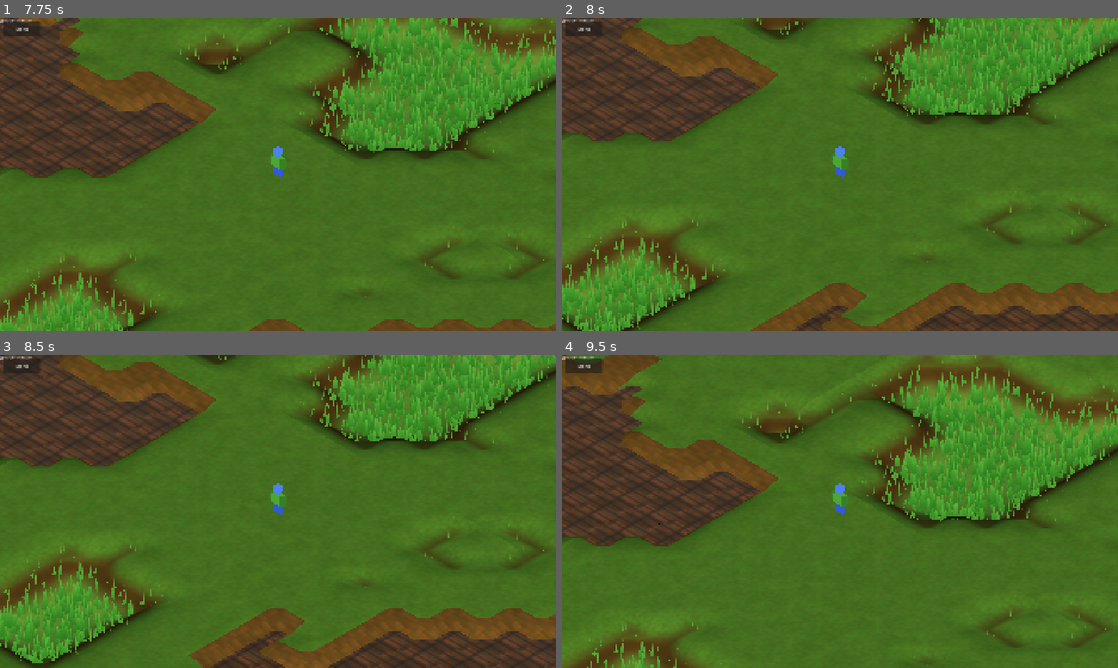
Above: before the commit, frames 1-4 (two rows, left to right).
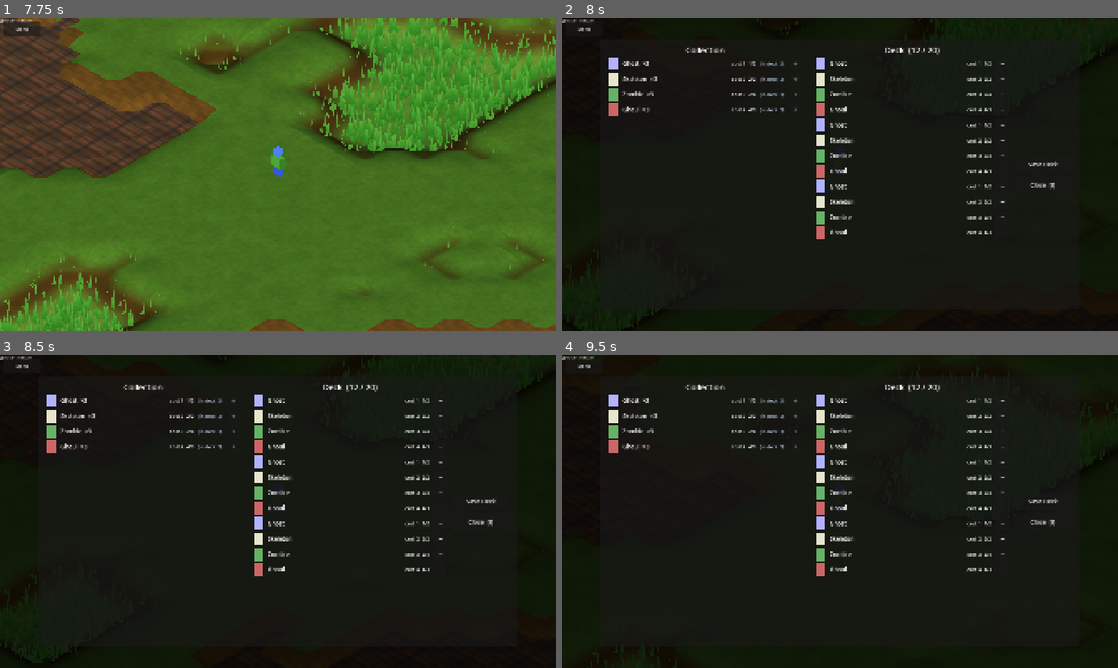
Above: after the commit, the same moments.

Repository: ChrisPauly97/pear-pudding-godot
Game: Godot game, scene res://scenes/ui/MenuScene.tscn
Two runs of this game, one before a commit and one after it. Both use one fixed random seed, a clock stepped at 60 frames per second and the inputs below.
Inputs (mouse positions are in pixels of both pictures, inside the frame that each line leads up to):
- Up to frame 1 (7.75 s): click "New Game" at 0.5 s; click "Menu" at 1.25 s; click "New Game" at 2 s; tap Enter at 2.75, 5.75 s; move the mouse to (400, 158) at 2.77 s; hold D (move_right) 2.78-3.5 s; hold E (interact) 2.78-3.5 s; click (400, 158) at 2.92 s; tap Space (jump) at 3.02, 4.25, 6.02, 7.25 s; drag from (166, 190) to (250, 237) at 3.52 s; move the mouse to (333, 105) at 4.27 s; hold D (move_right) 4.28-5 s; tap 2 at 4.35 s; click (333, 105) at 4.42 s; drag from (250, 237) to (111, 127) at 5.02 s; move the mouse to (444, 221) at 5.77 s; hold A (move_left) 5.78-6.5 s; tap 4 at 5.85 s; click (444, 221) at 5.92 s; tap Escape (ui_cancel) at 6.4 s; drag from (111, 127) to (194, 96) at 6.52 s; move the mouse to (305, 174) at 7.27 s; hold S (move_down) from 7.28 s (still down); tap 6 at 7.35 s; click (305, 174) at 7.42 s
- Up to frame 2 (8 s): keep holding S (move_down); tap I (inventory, bound only after the commit) at 7.9 s
- Up to frame 3 (8.5 s): release S (move_down) at 8 s; drag from (194, 433) to (166, 527) at 8.02 s
- Up to frame 4 (9.5 s): tap Enter at 8.75 s; move the mouse to (962, 495) at 8.77 s; hold W (move_up) from 8.78 s (still down); tap 8 at 8.85 s; click (962, 495) at 8.92 s; tap Space (jump) at 9.02 s

Frame 1 is identical in both runs. In frame 2, 99% of the frame differs, in the area x 0-100%, y 0-100%; in frame 3, 99%; in frame 4, 100%.

Commit message:
Add inventory + deck builder (I key)
Data model:
- SaveManager now tracks owned_cards (full collection) separately from
  player_deck (active battle deck). add_cards_to_deck() appends to
  owned_cards. New set_active_deck() and get_owned_counts() methods.
- Migration: old saves that have only player_deck are automatically
  treated as owned_cards = player_deck on first load.

Input / routing:
- Added inventory action bound to I key in project.godot.
- WorldScene._unhandled_input emits GameBus.inventory_requested.
- SceneManager opens/closes InventoryScene overlay; guards against
  opening during battle or chest reward, and blocks chests opening
  while inventory is visible.

InventoryScene (scenes/ui/InventoryScene.gd/.tscn):
- Side-by-side two-panel UI built entirely in GDScript.
- Left panel: collection grouped by card type with owned count,
  colour swatch, stats, and + button (disabled at cap/no copies left).
- Right panel: current working deck listing with − remove buttons.
- Deck capped at 20 cards. Changes to working deck are unsaved until
  Save Deck is clicked; Close/Escape/I discards changes.

https://claude.ai/code/session_01Hc82eUvAuGft4xCZvtShP6

Diff:
--- a/autoloads/GameBus.gd
+++ b/autoloads/GameBus.gd
@@ -6,6 +6,7 @@
 signal battle_lost()
 signal chest_opened(card_ids: Array)
 signal map_transition_requested(map_name: String, target_door_id: String)
+signal inventory_requested
 
 # Battle signals
 signal card_played(card_id: String, zone: String, slot: int)
--- a/autoloads/SaveManager.gd
+++ b/autoloads/SaveManager.gd
@@ -2,7 +2,10 @@
 
 const SAVE_PATH := "user://save.json"
 
-# Player's persistent card collection (list of card template IDs)
+# All cards ever acquired (the collection)
+var owned_cards: Array[String] = []
+
+# Cards currently in the active battle deck (curated subset of owned_cards)
 var player_deck: Array[String] = []
 
 # Current world position
@@ -46,11 +49,13 @@
 	return FileAccess.file_exists(SAVE_PATH)
 
 func new_game() -> void:
-	player_deck = [
+	var starter: Array[String] = [
 		"ghost", "skeleton", "zombie", "ghoul",
 		"ghost", "skeleton", "zombie", "ghoul",
 		"ghost", "skeleton", "zombie", "ghoul",
 	]
+	owned_cards.assign(starter)
+	player_deck.assign(starter)
 	current_map = "main"
 	player_x = 0.0
 	player_z = 0.0
@@ -71,6 +76,11 @@
 	if not parsed is Dictionary:
 		return false
 	var data: Dictionary = parsed
+	# Migration: old saves have only player_deck; treat it as both collection and deck
+	if data.has("owned_cards"):
+		owned_cards.assign(data.get("owned_cards", []))
+	else:
+		owned_cards.assign(data.get("player_deck", []))
 	player_deck.assign(data.get("player_deck", []))
 	current_map = str(data.get("current_map", "main"))
 	player_x = float(data.get("player_x", 0.0))
@@ -87,6 +97,7 @@
 		return
 	var data := {
 		"version": 1,
+		"owned_cards": owned_cards,
 		"player_deck": player_deck,
 		"current_map": current_map,
 		"player_x": player_x,
@@ -116,8 +127,19 @@
 
 func add_cards_to_deck(card_ids: Array) -> void:
 	for cid in card_ids:
-		player_deck.append(str(cid))
+		owned_cards.append(str(cid))
 	_dirty = true
+
+func set_active_deck(new_deck: Array[String]) -> void:
+	player_deck.assign(new_deck)
+	_dirty = true
+
+func get_owned_counts() -> Dictionary:
+	var counts: Dictionary = {}
+	for cid in owned_cards:
+		var id: String = str(cid)
+		counts[id] = int(counts.get(id, 0)) + 1
+	return counts
 
 func mark_enemy_defeated(enemy_id: String) -> void:
 	if not defeated_enemies.has(enemy_id):
--- a/autoloads/SceneManager.gd
+++ b/autoloads/SceneManager.gd
@@ -8,9 +8,11 @@
 var _menu_scene_packed := preload("res://scenes/ui/MenuScene.tscn")
 var _gameover_scene_packed := preload("res://scenes/ui/GameOverScene.tscn")
 var _chest_scene_packed := preload("res://scenes/ui/ChestOpenScene.tscn")
+var _inventory_scene_packed := preload("res://scenes/ui/InventoryScene.tscn")
 
 var _battle_overlay: Node = null
 var _chest_overlay: Node = null
+var _inventory_overlay: Node = null
 
 # Tracks which enemy triggered the current battle (for defeat marking)
 var _current_battle_enemy_id: String = ""
@@ -20,6 +22,7 @@
 	GameBus.battle_won.connect(_on_battle_won)
 	GameBus.battle_lost.connect(_on_battle_lost)
 	GameBus.chest_opened.connect(_on_chest_opened)
+	GameBus.inventory_requested.connect(_on_inventory_requested)
 
 func go_to_menu() -> void:
 	map_stack.clear()
@@ -106,8 +109,26 @@
 		_battle_overlay = null
 	get_tree().change_scene_to_packed(_gameover_scene_packed)
 
+func _on_inventory_requested() -> void:
+	if _inventory_overlay != null:
+		return
+	if _chest_overlay != null:
+		return
+	if _battle_overlay != null:
+		return
+	_inventory_overlay = _inventory_scene_packed.instantiate()
+	get_tree().current_scene.add_child(_inventory_overlay)
+	_inventory_overlay.closed.connect(_on_inventory_closed)
+
+func _on_inventory_closed() -> void:
+	if _inventory_overlay != null:
+		_inventory_overlay.queue_free()
+		_inventory_overlay = null
+
 func _on_chest_opened(card_ids: Array) -> void:
 	if _chest_overlay != null:
+		return
+	if _inventory_overlay != null:
 		return
 	# Grant cards to the player's persistent deck
 	SaveManager.add_cards_to_deck(card_ids)
--- a/project.godot
+++ b/project.godot
@@ -69,6 +69,11 @@
 "events": [Object(InputEventKey,"resource_local_to_scene":false,"resource_name":"","device":-1,"window_id":0,"alt_press …(191 unchanged characters)…
 ]
 }
+inventory={
+"deadzone": 0.5,
+"events": [Object(InputEventKey,"resource_local_to_scene":false,"resource_name":"","device":-1,"window_id":0,"alt_pressed":false,"shift_pressed":false,"ctrl_pressed":false,"meta_pressed":false,"pressed":false,"keycode":0,"physical_keycode":73,"key_label":0,"unicode":105,"location":0,"echo":false,"script":null)
+]
+}
 
 [rendering]
 
--- /dev/null
+++ b/scenes/ui/InventoryScene.gd
@@ -0,0 +1,279 @@
+extends Control
+
+signal closed
+
+const MAX_DECK: int = 20
+
+var _vh: float = 0.0
+var _vw: float = 0.0
+var _working_deck: Array[String] = []
+
+var _collection_list: VBoxContainer
+var _deck_list: VBoxContainer
+var _deck_count_label: Label
+
+func _ready() -> void:
+	mouse_filter = MOUSE_FILTER_STOP
+	_vh = get_viewport().get_visible_rect().size.y
+	_vw = get_viewport().get_visible_rect().size.x
+	_working_deck.assign(SaveManager.player_deck)
+	_build_ui()
+	_refresh()
+
+func _build_ui() -> void:
+	# Dark backdrop
+	var bg := ColorRect.new()
+	bg.color = Color(0.0, 0.0, 0.0, 0.78)
+	bg.set_anchors_preset(Control.PRESET_FULL_RECT)
+	add_child(bg)
+
+	# Outer container centred in viewport
+	var outer := PanelContainer.new()
+	var panel_w: float = _vw * 0.86
+	var panel_h: float = _vh * 0.86
+	outer.custom_minimum_size = Vector2(panel_w, panel_h)
+	outer.position = Vector2((_vw - panel_w) * 0.5, (_vh - panel_h) * 0.5)
+	add_child(outer)
+
+	var outer_margin := MarginContainer.new()
+	outer_margin.add_theme_constant_override("margin_left",   int(_vw * 0.015))
+	outer_margin.add_theme_constant_override("margin_right",  int(_vw * 0.015))
+	outer_margin.add_theme_constant_override("margin_top",    int(_vh * 0.015))
+	outer_margin.add_theme_constant_override("margin_bottom", int(_vh * 0.015))
+	outer.add_child(outer_margin)
+
+	var root_hbox := HBoxContainer.new()
+	root_hbox.add_theme_constant_override("separation", int(_vw * 0.012))
+	outer_margin.add_child(root_hbox)
+
+	# ---- Left column: collection ----------------------------------------
+	var left_vbox := VBoxContainer.new()
+	left_vbox.size_flags_horizontal = Control.SIZE_EXPAND_FILL
+	left_vbox.size_flags_stretch_ratio = 1.0
+	root_hbox.add_child(left_vbox)
+
+	var col_title := Label.new()
+	col_title.text = "Collection"
+	col_title.add_theme_font_size_override("font_size", int(_vh * 0.026))
+	col_title.horizontal_alignment = HORIZONTAL_ALIGNMENT_CENTER
+	left_vbox.add_child(col_title)
+
+	var left_scroll := ScrollContainer.new()
+	left_scroll.size_flags_vertical = Control.SIZE_EXPAND_FILL
+	left_vbox.add_child(left_scroll)
+
+	_collection_list = VBoxContainer.new()
+	_collection_list.size_flags_horizontal = Control.SIZE_EXPAND_FILL
+	_collection_list.add_theme_constant_override("separation", int(_vh * 0.008))
+	left_scroll.add_child(_collection_list)
+
+	# ---- Separator -------------------------------------------------------
+	var sep := VSeparator.new()
+	root_hbox.add_child(sep)
+
+	# ---- Right column: deck ----------------------------------------------
+	var right_vbox := VBoxContainer.new()
+	right_vbox.size_flags_horizontal = Control.SIZE_EXPAND_FILL
+	right_vbox.size_flags_stretch_ratio = 1.0
+	root_hbox.add_child(right_vbox)
+
+	_deck_count_label = Label.new()
+	_deck_count_label.add_theme_font_size_override("font_size", int(_vh * 0.026))
+	_deck_count_label.horizontal_alignment = HORIZONTAL_ALIGNMENT_CENTER
+	right_vbox.add_child(_deck_count_label)
+
+	var right_scroll := ScrollContainer.new()
+	right_scroll.size_flags_vertical = Control.SIZE_EXPAND_FILL
+	right_vbox.add_child(right_scroll)
+
+	_deck_list = VBoxContainer.new()
+	_deck_list.size_flags_horizontal = Control.SIZE_EXPAND_FILL
+	_deck_list.add_theme_constant_override("separation", int(_vh * 0.008))
+	right_scroll.add_child(_deck_list)
+
+	# ---- Button sidebar --------------------------------------------------
+	var btn_vbox := VBoxContainer.new()
+	btn_vbox.add_theme_constant_override("separation", int(_vh * 0.012))
+	btn_vbox.alignment = BoxContainer.ALIGNMENT_CENTER
+	root_hbox.add_child(btn_vbox)
+
+	var save_btn := Button.new()
+	save_btn.text = "Save Deck"
+	save_btn.custom_minimum_size = Vector2(_vw * 0.1, _vh * 0.055)
+	save_btn.add_theme_font_size_override("font_size", int(_vh * 0.02))
+	save_btn.pressed.connect(_on_save)
+	btn_vbox.add_child(save_btn)
+
+	var close_btn := Button.new()
+	close_btn.text = "Close  [I]"
+	close_btn.custom_minimum_size = Vector2(_vw * 0.1, _vh * 0.055)
+	close_btn.add_theme_font_size_override("font_size", int(_vh * 0.02))
+	close_btn.pressed.connect(_on_close)
+	btn_vbox.add_child(close_btn)
+
+# -------------------------------------------------------------------------
+# Refresh — rebuilds both panels from current working state
+# -------------------------------------------------------------------------
+
+func _refresh() -> void:
+	# Clear both lists
+	for child in _collection_list.get_children():
+		child.queue_free()
+	for child in _deck_list.get_children():
+		child.queue_free()
+
+	var owned: Dictionary = SaveManager.get_owned_counts()
+
+	# Count cards currently in the working deck
+	var deck_counts: Dictionary = {}
+	for cid in _working_deck:
+		var id: String = str(cid)
+		deck_counts[id] = int(deck_counts.get(id, 0)) + 1
+
+	# Collection panel — one row per unique owned card
+	for id in CardRegistry.get_all_ids():
+		var owned_n: int = int(owned.get(id, 0))
+		if owned_n == 0:
+			continue
+		var tmpl: Dictionary = CardRegistry.get_template(id)
+		if tmpl.is_empty():
+			continue
+		var deck_n: int = int(deck_counts.get(id, 0))
+		var avail: int = owned_n - deck_n
+		var row := _make_collection_row(id, tmpl, owned_n, deck_n, avail)
+		_collection_list.add_child(row)
+
+	# Deck panel — one row per card slot (duplicates appear multiple times)
+	for i in _working_deck.size():
+		var id: String = _working_deck[i]
+		var tmpl: Dictionary = CardRegistry.get_template(id)
+		var row := _make_deck_row(id, tmpl, i)
+		_deck_list.add_child(row)
+
+	_deck_count_label.text = "Deck  (%d / %d)" % [_working_deck.size(), MAX_DECK]
+
+# -------------------------------------------------------------------------
+# Row builders
+# -------------------------------------------------------------------------
+
+func _make_collection_row(id: String, tmpl: Dictionary, owned_n: int, deck_n: int, avail: int) -> HBoxContainer:
+	var row := HBoxContainer.new()
+	row.add_theme_constant_override("separation", int(_vw * 0.008))
+
+	# Colour swatch
+	var swatch := ColorRect.new()
+	var card_color: Color = tmpl.get("color", Color(0.3, 0.3, 0.35))
+	swatch.color = card_color
+	swatch.custom_minimum_size = Vector2(_vh * 0.03, _vh * 0.03)
+	row.add_child(swatch)
+
+	# Card name + count
+	var name_lbl := Label.new()
+	var name_str: String = tmpl.get("name", id)
+	name_lbl.text = "%s  ×%d" % [name_str, owned_n]
+	name_lbl.add_theme_font_size_override("font_size", int(_vh * 0.019))
+	name_lbl.size_flags_horizontal = Control.SIZE_EXPAND_FILL
+	row.add_child(name_lbl)
+
+	# Stats: cost / atk / hp
+	var cost: int = tmpl.get("cost", 0)
+	var atk: int  = tmpl.get("attack", 0)
+	var hp: int   = tmpl.get("health", 0)
+	var stats_lbl := Label.new()
+	stats_lbl.text = "cost %d  %d/%d" % [cost, atk, hp]
+	stats_lbl.add_theme_font_size_override("font_size", int(_vh * 0.016))
+	row.add_child(stats_lbl)
+
+	# In-deck indicator
+	if deck_n > 0:
+		var in_deck_lbl := Label.new()
+		in_deck_lbl.text = "(in deck: %d)" % deck_n
+		in_deck_lbl.add_theme_font_size_override("font_size", int(_vh * 0.015))
+		in_deck_lbl.modulate = Color(0.8, 0.85, 1.0)
+		row.add_child(in_deck_lbl)
+
+	# Add button
+	var add_btn := Button.new()
+	add_btn.text = "+"
+	add_btn.custom_minimum_size = Vector2(_vh * 0.042, _vh * 0.042)
+	add_btn.add_theme_font_size_override("font_size", int(_vh * 0.022))
+	add_btn.disabled = (avail <= 0 or _working_deck.size() >= MAX_DECK)
+	add_btn.pressed.connect(_on_add.bind(id))
+	row.add_child(add_btn)
+
+	return row
+
+func _make_deck_row(id: String, tmpl: Dictionary, index: int) -> HBoxContainer:
+	var row := HBoxContainer.new()
+	row.add_theme_constant_override("separation", int(_vw * 0.008))
+
+	# Colour swatch
+	var swatch := ColorRect.new()
+	var card_color: Color = tmpl.get("color", Color(0.3, 0.3, 0.35))
+	swatch.color = card_color
+	swatch.custom_minimum_size = Vector2(_vh * 0.03, _vh * 0.03)
+	row.add_child(swatch)
+
+	# Card name
+	var name_lbl := Label.new()
+	var name_str: String = tmpl.get("name", id)
+	name_lbl.text = name_str
+	name_lbl.add_theme_font_size_override("font_size", int(_vh * 0.019))
+	name_lbl.size_flags_horizontal = Control.SIZE_EXPAND_FILL
+	row.add_child(name_lbl)
+
+	# Stats
+	var cost: int = tmpl.get("cost", 0)
+	var atk: int  = tmpl.get("attack", 0)
+	var hp: int   = tmpl.get("health", 0)
+	var stats_lbl := Label.new()
+	stats_lbl.text = "cost %d  %d/%d" % [cost, atk, hp]
+	stats_lbl.add_theme_font_size_override("font_size", int(_vh * 0.016))
+	row.add_child(stats_lbl)
+
+	# Remove button
+	var rm_btn := Button.new()
+	rm_btn.text = "−"
+	rm_btn.custom_minimum_size = Vector2(_vh * 0.042, _vh * 0.042)
+	rm_btn.add_theme_font_size_override("font_size", int(_vh * 0.022))
+	rm_btn.pressed.connect(_on_remove.bind(index))
+	row.add_child(rm_btn)
+
+	return row
+
+# -------------------------------------------------------------------------
+# Actions
+# -------------------------------------------------------------------------
+
+func _on_add(id: String) -> void:
+	if _working_deck.size() >= MAX_DECK:
+		return
+	var owned: Dictionary = SaveManager.get_owned_counts()
+	var deck_counts: Dictionary = {}
+	for cid in _working_deck:
+		var s: String = str(cid)
+		deck_counts[s] = int(deck_counts.get(s, 0)) + 1
+	var owned_n: int = int(owned.get(id, 0))
+	var deck_n: int  = int(deck_counts.get(id, 0))
+	if deck_n >= owned_n:
+		return
+	_working_deck.append(id)
+	_refresh()
+
+func _on_remove(index: int) -> void:
+	if index < 0 or index >= _working_deck.size():
+		return
+	_working_deck.remove_at(index)
+	_refresh()
+
+func _on_save() -> void:
+	SaveManager.set_active_deck(_working_deck)
+	closed.emit()
+
+func _on_close() -> void:
+	closed.emit()
+
+func _input(event: InputEvent) -> void:
+	if event.is_action_pressed("inventory") or event.is_action_pressed("ui_cancel"):
+		get_viewport().set_input_as_handled()
+		_on_close()
--- /dev/null
+++ b/scenes/ui/InventoryScene.tscn
@@ -0,0 +1,11 @@
+[gd_scene load_steps=2 format=3 uid="uid://inventory_scene_01"]
+
+[ext_resource type="Script" path="res://scenes/ui/InventoryScene.gd" id="1"]
+
+[node name="InventoryScene" type="Control"]
+layout_mode = 3
+anchors_preset = 15
+anchor_right = 1.0
+anchor_bottom = 1.0
+mouse_filter = 0
+script = ExtResource("1")
--- a/scenes/world/WorldScene.gd
+++ b/scenes/world/WorldScene.gd
@@ -704,6 +704,11 @@
 	if event.is_action_pressed("interact"):
 		_handle_interact()
 
+func _unhandled_input(event: InputEvent) -> void:
+	if event.is_action_pressed("inventory"):
+		GameBus.inventory_requested.emit()
+		get_viewport().set_input_as_handled()
+
 func _handle_interact() -> void:
 	if _player == null:
 		return
